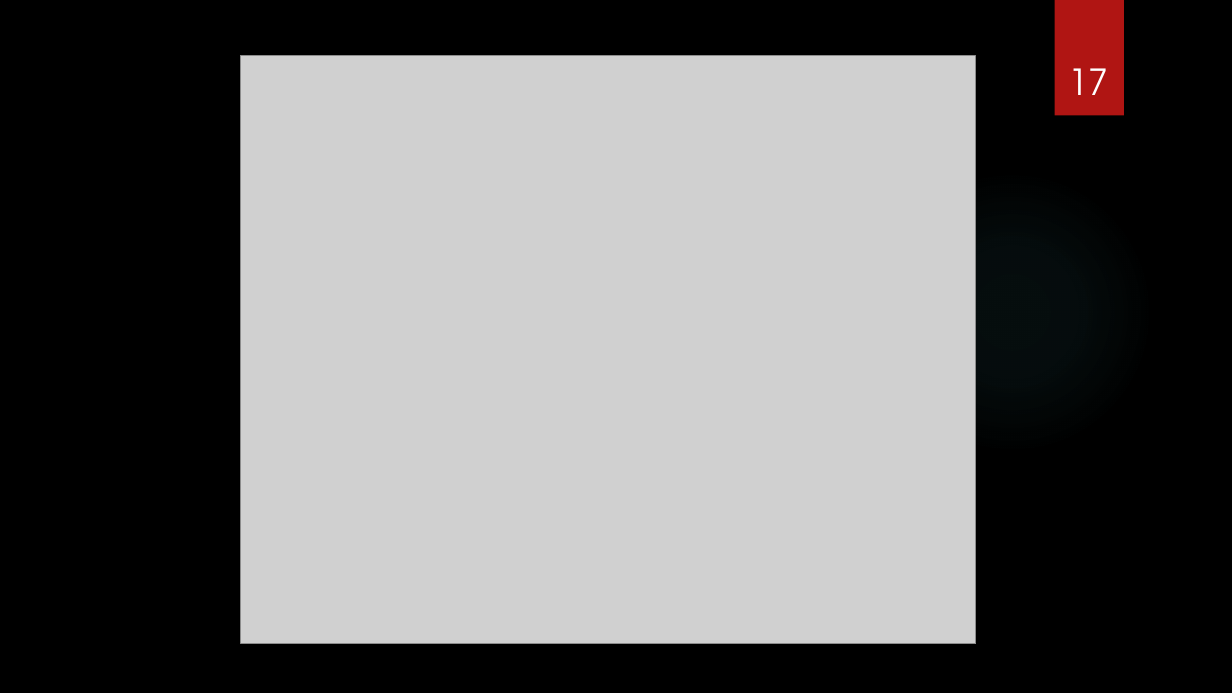
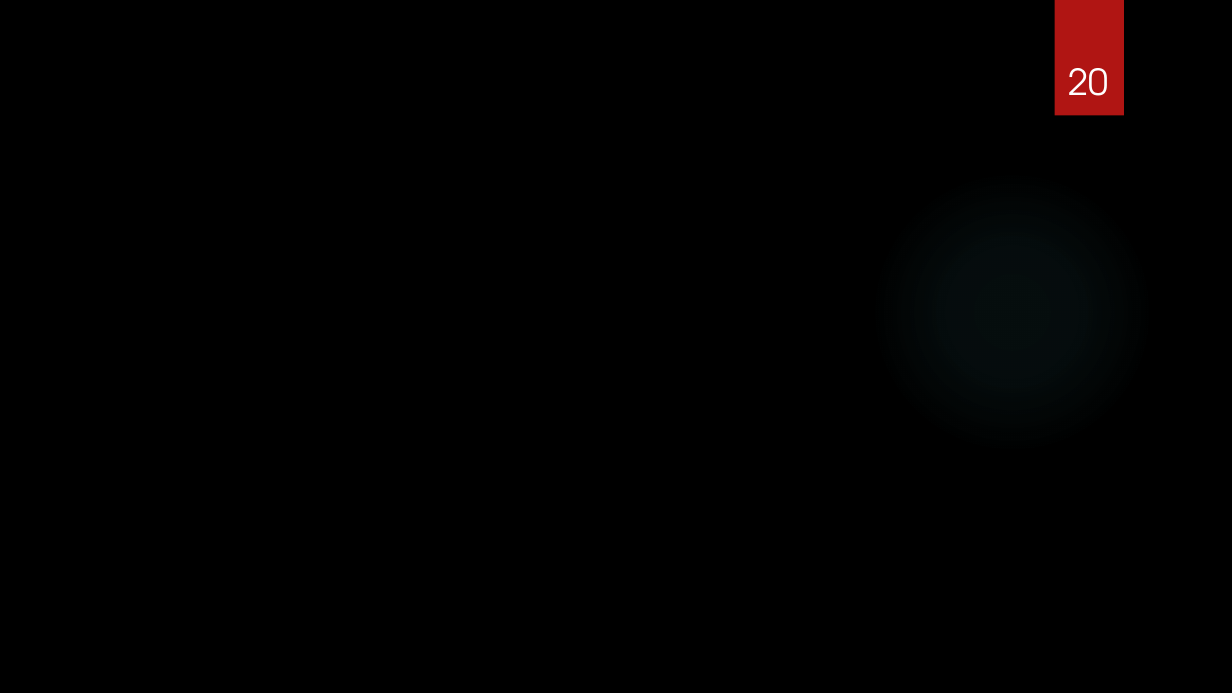
Before and after one commit to bharadwaj0211/RazorDemo, a slide deck: slide 20 of Razor_UX.pptx (slide 17 before the commit). Drawn at 1232x693 pixels with LibreOffice and Linux fonts; fonts in the diff are those of the drawing; grey boxes stand for pictures; background and template pictures are left out. Boxes give left, top, right and bottom in pixels: in the first picture for what was removed or moved away, otherwise in the second. Text is boxed around its words. In the diff, an @@ line names an element or a change of style, - is before the commit and + after.

```diff
--- a/Razor_UX.pptx
+++ b/Razor_UX.pptx
@@ picture removed at (241, 56, 976, 644) @@
@@ page number at (1069, 68, 1109, 96): text changed @@
-17
+20
```
Also in this commit, not shown: 13 other slides changed, 1 slide added, 1 slide removed.
